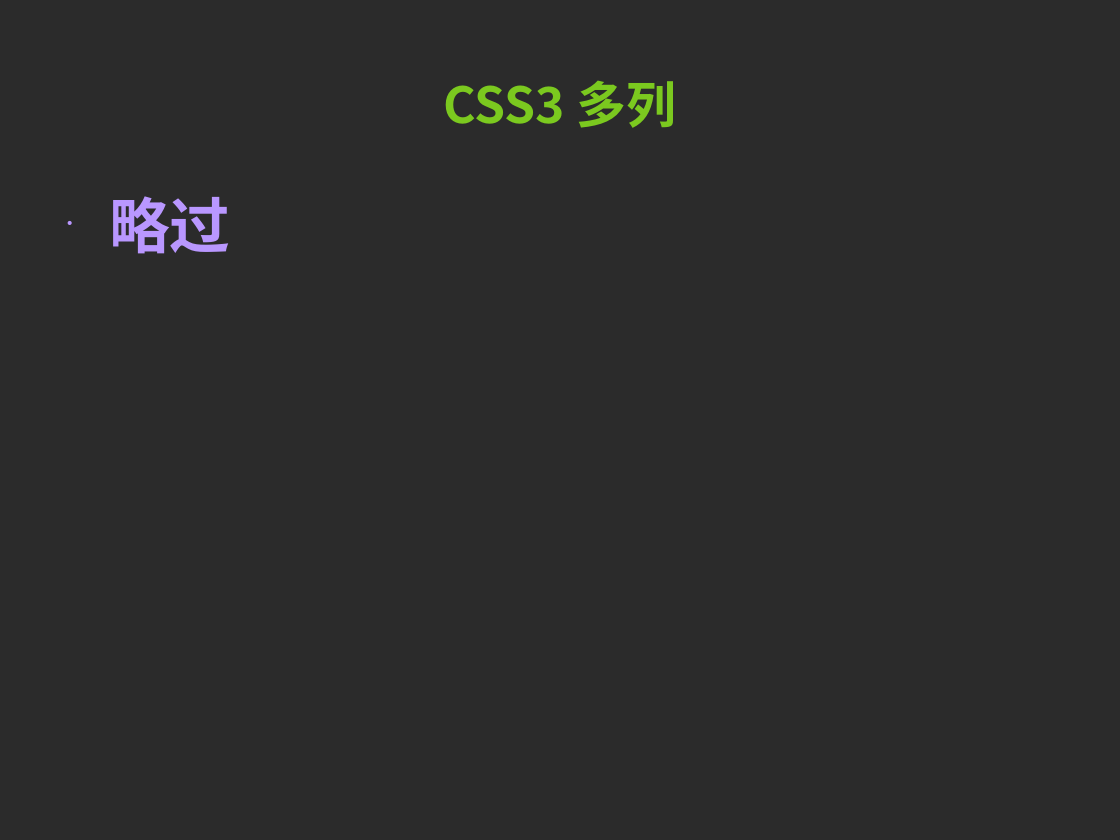
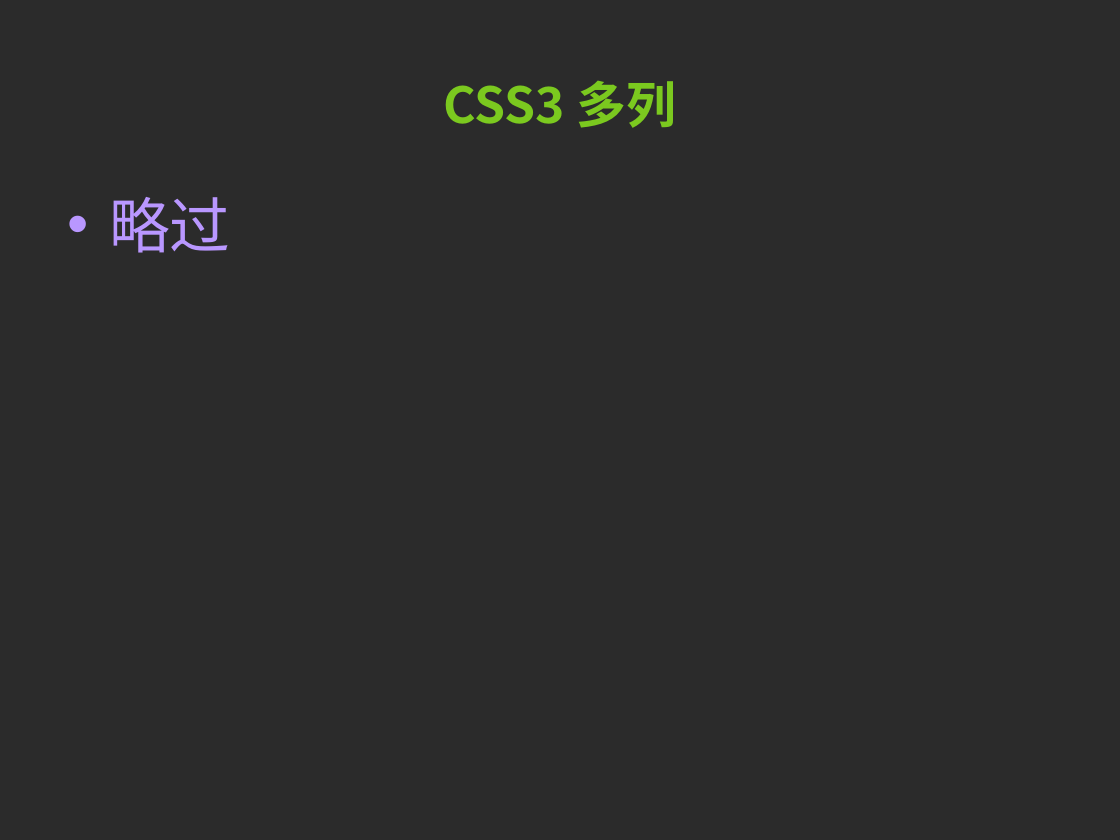
Before and after one commit to Exodia/xxjs, a slide deck: slide 7 of kissyplugin/waterfallx/docs/Waterfall.ppt. Drawn at 1120x840 pixels with LibreOffice and Linux fonts; fonts in the diff are those of the drawing; background and template pictures are left out; a plain dark background stands for a picture behind light text. Boxes give left, top, right and bottom in pixels: in the first picture for what was removed or moved away, otherwise in the second. Text is boxed around its words. In the diff, an @@ line names an element or a change of style, - is before the commit and + after.

```diff
--- a/kissyplugin/waterfallx/docs/Waterfall.ppt
+++ b/kissyplugin/waterfallx/docs/Waterfall.ppt
@@ text "略过" at (x1=109, y1=197, x2=230, y2=253): bold off @@
```
Also in this commit, not shown: 13 other slides changed, 5 other files.
